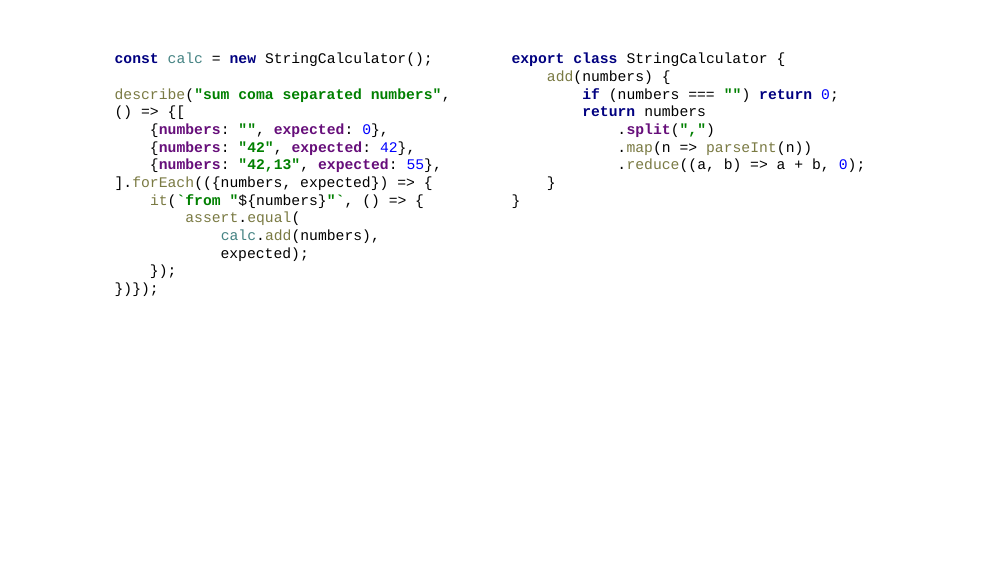
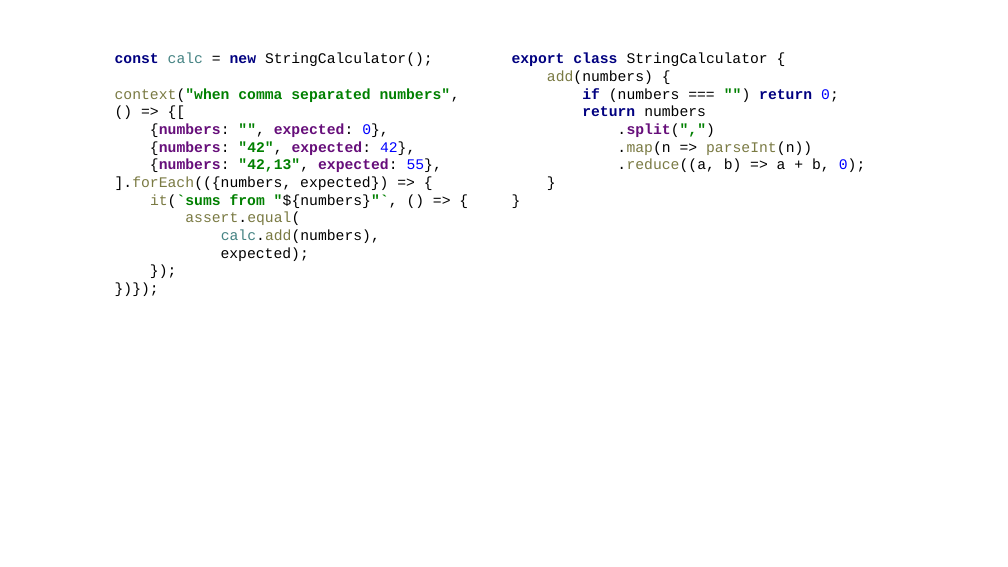
Before and after one commit to kontur-courses/tdd, a slide deck: slide 7 of js/StringCalculator TDD Kata JS.pptx. Drawn at 1008x567 pixels with LibreOffice and Linux fonts; fonts in the diff are those of the drawing. Boxes give left, top, right and bottom in pixels: in the first picture for what was removed or moved away, otherwise in the second. Text is boxed around its words. In the diff, an @@ line names an element or a change of style, - is before the commit and + after.

```diff
--- a/js/StringCalculator TDD Kata JS.pptx
+++ b/js/StringCalculator TDD Kata JS.pptx
@@ text at bbox=[115, 53, 460, 261]: text changed @@
-const calc = new StringCalculator();
-describe("sum coma separated numbers",
-() => {[
-{numbers: "", expected: 0},
-{numbers: "42", expected: 42},
-{numbers: "42,13", expected: 55},
-].forEach(({numbers, expected}) => {
-it(`from "${numbers}"`, () => {
-assert.equal(
-calc.add(numbers),
-expected);
-});
-})});
+const calc = new StringCalculator();
+context("when comma separated numbers",
+() => {[
+{numbers: "", expected: 0},
+{numbers: "42", expected: 42},
+{numbers: "42,13", expected: 55},
+].forEach(({numbers, expected}) => {
+it(`sums from "${numbers}"`, () => {
+assert.equal(
+calc.add(numbers),
+expected);
+});
+})});
```
Also in this commit, not shown: 10 other slides changed, 1 slide added, 1 slide removed, 3 other files.
